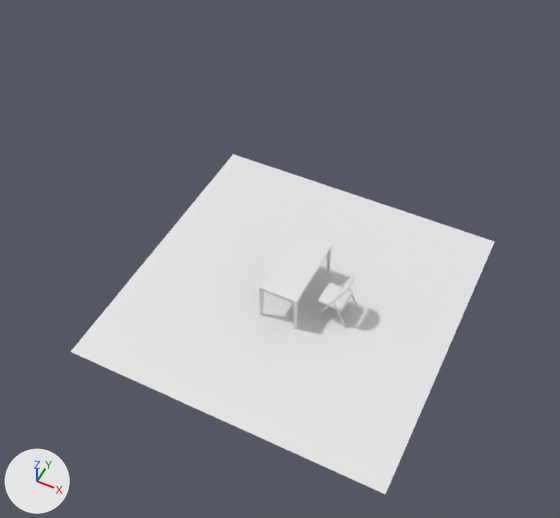
An edit to the Blender file 3d-assets/table.blend, drawn before and after from the same camera.
The view is the same before and after, from a 50 mm camera at (10.4, -22.6, 30.5) aimed at (-0.3, -1.1, 3.6). Arrows for +X, +Y and +Z are at lower left; the lights stay in place.
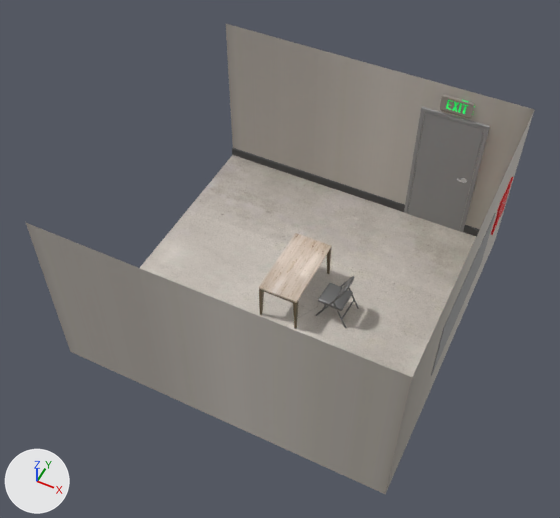
Location of each change, (x1, y1, x2, y2) in pixels of the pictures (560 x 518 px):
'Plane', reshaped (21% wider, 38% taller): before (71, 154, 494, 494); after (25, 24, 535, 494)
'Cube.009', added: after (408, 112, 484, 231)
'Cube', recoloured: (259, 233, 332, 303) in both
'Plane.002', added: after (232, 147, 480, 237)
'Cube.010', added: after (404, 107, 490, 232)
'Cube.012', added: after (431, 213, 496, 376)
'Cube.013', added: after (440, 95, 475, 118)
'Plane.001', recoloured (white to grey): (318, 283, 353, 311) in both
'Plane.003', added: after (491, 177, 514, 235)

The change, as a list of edits to the scene's bpy script:
```text
Add mat_exitsign:
    mat_exitsign = bpy.data.materials.new('ExitSign')
    # colours: green #13ff1d, black #000000, white #ffffff
    # uses the picture img_exit_jpg
Change me_cube:
    where me_cube.from_pydata(...)  # 8 vertices, 6 faces; spans x -1.0..1.0, y -2.0..2.0, z -0.05..0.05
    remove me_cube.materials.append(mat_material)  # white #e7e7e7
    add me_cube.materials.append(mat_woodtop)  # picture img_table_jpg
Change me_plane:
    used by ob_plane; location = (0.0, 0.0, 0.0); scale = (8.0, 8.0, 8.0)
    verts and faces of me_plane; kept vertices keep their numbers, new ones are numbered from 4
    remove me_plane.from_pydata(...)  # 4 vertices, 1 face; spans x -1.0..1.0, y -1.0..1.0, z 0.0
    add me_plane.from_pydata(...)  # 14 vertices, 4 faces; spans x -1.0..1.0, y -1.0..1.0, z 0.0..1.09
    me_plane part 1
    add delete_faces([(0, 1, 3, 2)])
    add for new, old in zip([*range(4, 8)], [*range(0, 4)]): verts[new] = verts[old] + (0.0, 0.0, 1.09)
    add verts[8] = (0.38, 0.99, 0.0)  # pixel (407, 213)
    add verts[9] = (0.75, 1.0, 0.0)  # pixel (459, 229)
    add verts[10] = (0.75, 0.99, 0.0)  # pixel (458, 231)
    add verts[11] = (0.38, 1.0, 0.0)  # pixel (408, 212)
    add verts[12] = (0.75, 1.0, 0.87)  # pixel (484, 128)
    add verts[13] = (0.38, 1.0, 0.87)  # pixel (425, 111)
    add faces += [(0, 1, 3, 9, 10, 8, 11, 2)]  # mat_floor (picture img_floor_webp)
    add faces += [(2, 11, 13, 12, 9, 3, 7, 6), (1, 5, 7, 3), (0, 4, 5, 1)]  # mat_wall (picture img_wall_jpg)
    add me_plane.materials.append(mat_floor)  # picture img_floor_webp
    add me_plane.materials.append(mat_wall)  # picture img_wall_jpg
Change me_plane_001:
    where me_plane_001.from_pydata(...)  # 96 vertices, 86 faces; spans x -1.0..1.0, y -1.0..1.0, z 0.0..0.25
    add me_plane_001.materials.append(mat_metalchair)  # grey #7a7a7a
Add ob_plane_003:
    ob_plane_003 = bpy.data.objects.new('Plane.003', me_plane_007)  # 148 vertices, 146 faces; spans x -1.87..1.79, y -1.87..1.84, z -0.31..0.01; in mat_material_004 (red #e70000), mat_material_005 (white #e7e7e7)
    ob_plane_003.location = (7.92, 5.63, 4.72)
    ob_plane_003.rotation_euler = (1.571, 0.0, 4.712)  # degrees (90, 0, 270)
    ob_plane_003.scale = (0.553, 0.553, 0.553)
Add ob_cube_013:
    ob_cube_013 = bpy.data.objects.new('Cube.013', me_cube_013)  # 40 vertices, 34 faces; spans x -1.0..1.0, y -1.0..1.0, z -1.0..1.0
    ob_cube_013.location = (4.54, 7.97, 7.77)
    ob_cube_013.scale = (0.798, 0.0798, 0.43)
Add ob_cube_012:
    ob_cube_012 = bpy.data.objects.new('Cube.012', me_cube_012)  # 16 vertices, 14 faces; spans x -1.0..1.0, y -1.0..1.0, z -1.0..1.0; in mat_gray (grey #9d9d9d), mat_mirror (grey #909090)
    ob_cube_012.location = (7.98, 0.0, 4.47)
    ob_cube_012.scale = (0.0648, 3.56, 1.66)
Add ob_cube_010:
    ob_cube_010 = bpy.data.objects.new('Cube.010', me_cube_002)  # 16 vertices, 12 faces; spans x -1.0..1.0, y -1.0..1.0, z -0.99..1.0; in mat_gray (grey #9d9d9d)
    ob_cube_010.location = (4.56, 8.0, 3.56)
    ob_cube_010.scale = (1.7, 0.1, 3.61)
Add ob_cube_009:
    ob_cube_009 = bpy.data.objects.new('Cube.009', me_cube_001)  # a box spanning x -1.0..1.0, y -1.0..1.0, z -1.0..1.0; in mat_gray (grey #9d9d9d)
    ob_cube_009.location = (4.56, 8.02, 3.45)
    ob_cube_009.scale = (1.48, 0.1, 3.51)
Add ob_plane_002:
    ob_plane_002 = bpy.data.objects.new('Plane.002', me_plane_003)  # 54 vertices, 48 faces; spans x -468.0..1.0, y -1.0..1.0, z 0.0..62.0; in mat_material_002 (dark grey #4a4a4a)
    ob_plane_002.location = (-8.02, 7.96, 0.26)
    ob_plane_002.rotation_euler = (1.571, 0.0, 1.571)  # degrees (90, 0, 90)
    ob_plane_002.scale = (0.0341, 0.258, 0.258)
```
